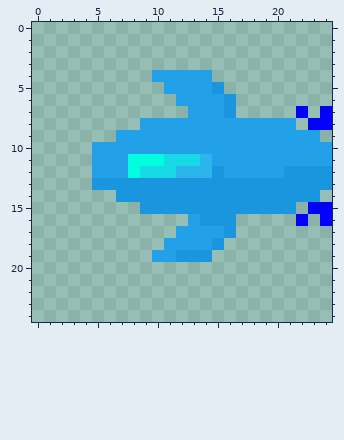
Two states of a pixel-art sprite, resources/sprites/enemies/shark/attack/005.png. That is the earlier state.
The file is 25x25 pixels. Colours within 5 levels of each other are drawn and written as one.
After:
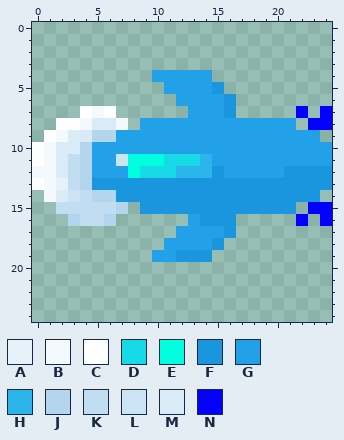
Palette (. is transparent): A #e6f2fa  B #f3f9fd  C #ffffff  D #16dae5  E #00ffe0  F #1996dd  G #22a0e8  H #2cb5eb  J #b3d6ee  K #c0ddf1  L #cde4f4  M #d9ebf7  N #0300ff
Difference:
y 7: x 4..6 ... -> CBC
y 8: x 2..7 ...... -> CCBMMB
y 9: x 1..6 ...... -> CBMMJJ
y 10: x 0..4 ..... -> CBMMJ
y 11: x 0..4 ..... -> CBMKJ; x 7 G -> L
y 12: x 0..4 ..... -> BBMKJ
y 13: x 0..4 ..... -> CBAKJ
y 14: x 1..6 ...... -> BMLKJJ
y 15: x 2..7 ...... -> KKKKKJ
y 16: x 3..6 .... -> JKKJ
